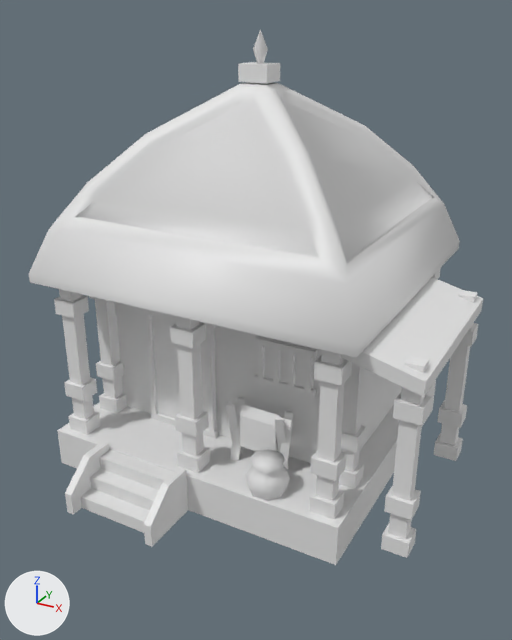
What one commit did to the COLLADA model art/meshes/structural/tamiles/house_2.dae.
The view is the same before and after, from a camera (50 mm lens) standing at (9.8, -18.8, 13.7) and looking at (-0.1, -0.8, 4.7). The axes (+X, +Y, +Z) are drawn at lower left. The lights are the same throughout. The first picture is the older version. Where no turn or scale is listed for an object, it has been applied to the vertices.

The first picture shows 'house_2'.
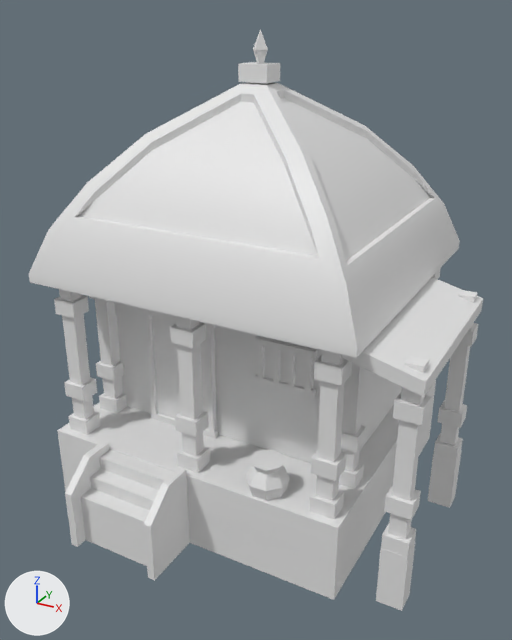
The newer file is also turned or shifted as a whole; pictures and numbers use the older file's frame.

What differs and where, as boxes (x1, y1, x2, y2) in the pictures (512 x 640 px):
'house_2', reshaped (9% taller)
    before: (29, 29, 483, 565)
    after: (29, 29, 483, 611)
part 1 of me_esfera_14523, added
    after: (62, 410, 433, 600)
part 2 of me_esfera_14523, added
    after: (428, 450, 462, 508)
part 3 of me_esfera_14523, deleted
    before: (240, 404, 278, 452)
part 4 of me_esfera_14523, deleted
    before: (226, 401, 242, 453)
part 5 of me_esfera_14523, deleted
    before: (275, 415, 289, 468)
part 6 of me_esfera_14523, deleted
    before: (232, 403, 293, 429)
part 7 of me_esfera_14523, deleted
    before: (230, 397, 245, 461)
part 8 of me_esfera_14523, built on
    before: (280, 410, 294, 471)
    after: (68, 508, 415, 611)

Patch to the scene script:
```diff
--- a/art/meshes/structural/tamiles/house_2.dae.py
+++ b/art/meshes/structural/tamiles/house_2.dae.py
@@ me_esfera_14523 @@
 # used by ob_house_2; location = (0.0, 0.0, 0.0)
-me_esfera_14523.from_pydata(...)  # 864 vertices, 1120 faces; spans x -6.16..6.14, y -6.07..5.49, z -0.53..13.17
+me_esfera_14523.from_pydata(...)  # 871 vertices, 1142 faces; spans x -6.16..6.14, y -6.07..5.49, z -1.91..13.17
+# me_esfera_14523 part 1: the loose piece of 17 vertices spanning x -5.84..4.3, y -4.19..5.37, z -0.53..0.77 is copied, and the copy is moved by (0.0, 0.0, -1.28); it spans x -5.84..4.3, y -4.19..5.37, z -1.81..-0.51
+# me_esfera_14523 part 2: the loose piece of 8 vertices spanning x 5.35..6.1, y 1.63..2.31, z -0.01..0.49 is copied, and the copy is scaled about its middle by (1.03, 1.03, 3.88), then moved by (0.0, 0.0, -1.19); it spans x 5.33..6.11, y 1.62..2.32, z -1.91..0.02
+# me_esfera_14523 part 3: the loose piece of 10 vertices spanning x 0.38..1.61, y -2.7..-2.39, z 1.25..2.7 is deleted
+# me_esfera_14523 part 4: the loose piece of 6 vertices spanning x 0.01..0.25, y -2.91..-2.23, z 0.65..2.77 is deleted
+# me_esfera_14523 part 5: the loose piece of 6 vertices spanning x 1.66..1.9, y -2.91..-2.23, z 0.65..2.77 is deleted
+# me_esfera_14523 part 6: the loose piece of 6 vertices spanning x -0.06..2.05, y -2.67..-2.43, z 2.38..2.63 is deleted
+# me_esfera_14523 part 7: the loose piece of 6 vertices spanning x 0.11..0.35, y -2.9..-2.22, z 0.65..2.77 is deleted
+# me_esfera_14523 part 8
+# 5 vertices are removed from x 1.77..2.01, y -2.9..-2.22, z 0.65..2.77
+# 8 faces are deleted
+# 1 vertex moves from x 2.01, y -2.35, z 2.74 to x 5.33, y -3.55, z 0.02
+# 9 vertices are added at x -3.63..6.11, y -5.7..-2.85, z -1.91..0.02
+# 12 new vertices lie (0.0, 0.0, -1.26) away from vertices in x -3.86..-0.64, y -6.07..-4.2, z -0.53
+# 36 new faces join them
 me_esfera_14523.materials.append(mat_textura_tamil)
```
